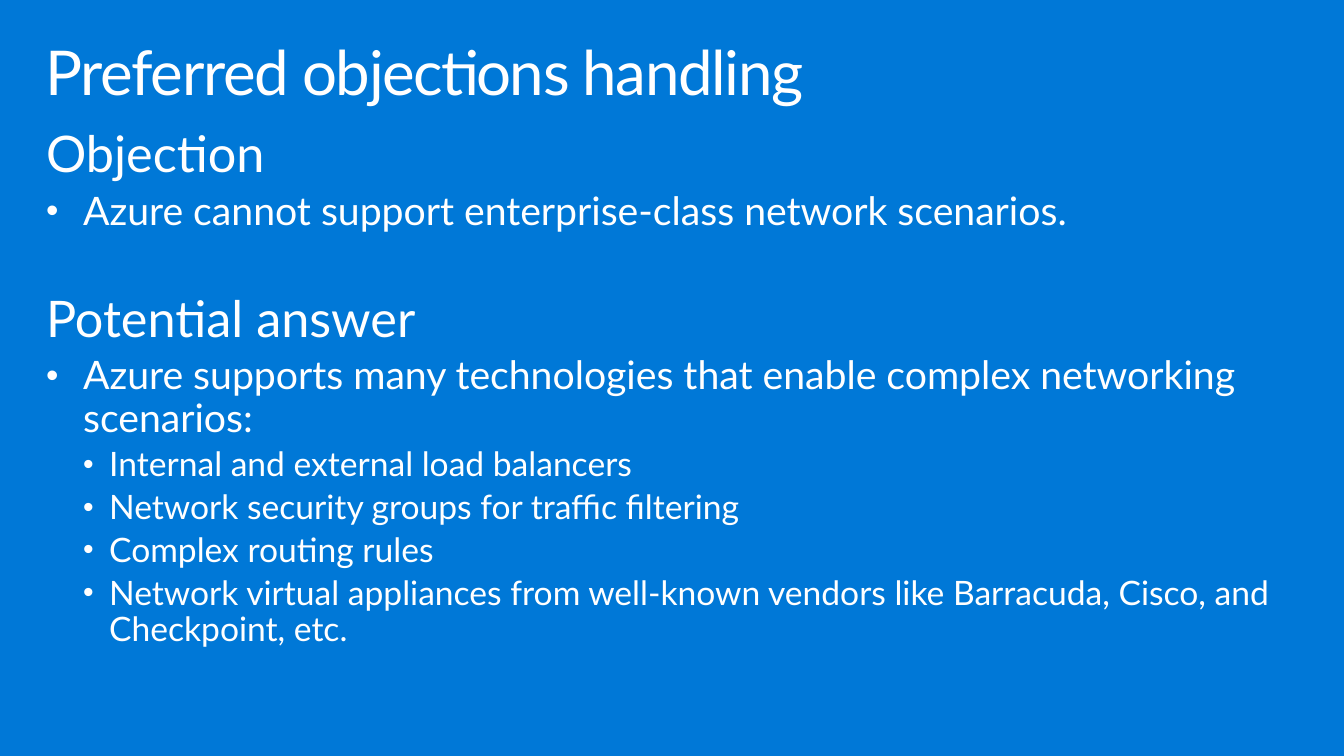
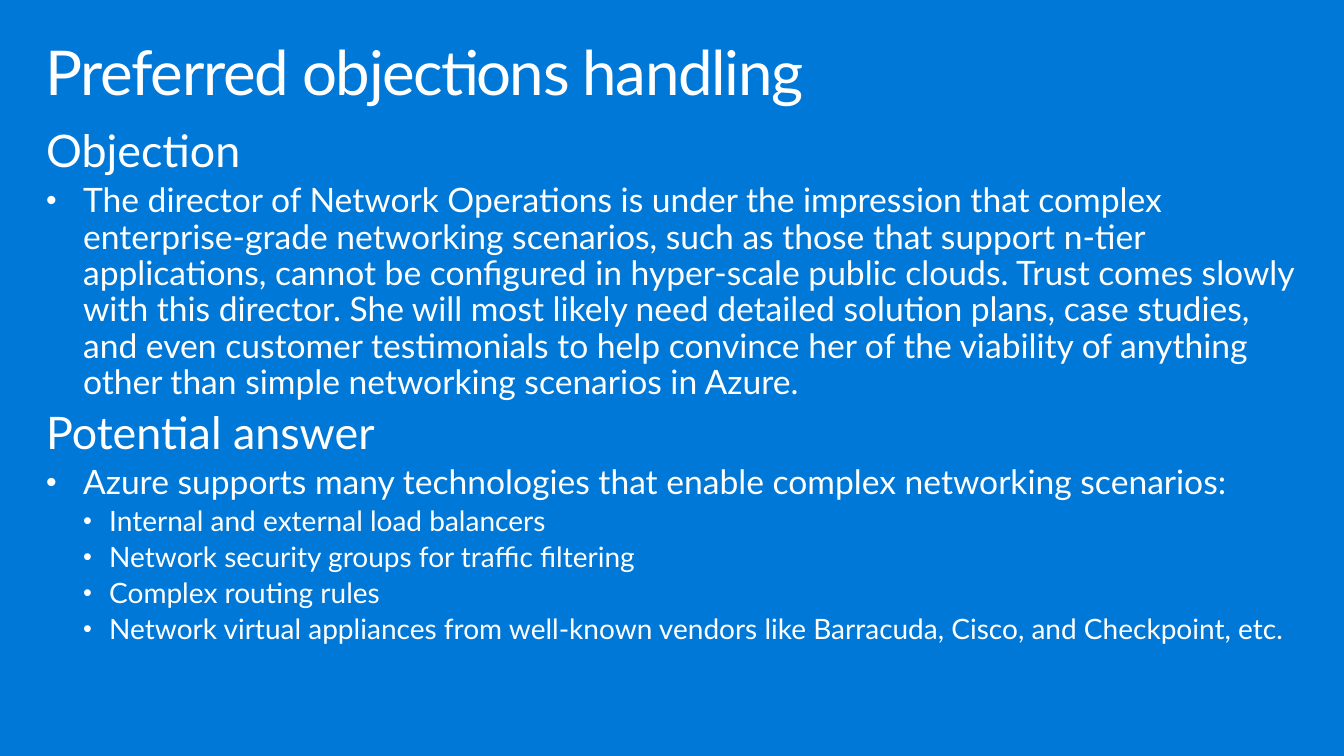
Before and after one commit to yashmadan123/MCW-Enterprise-class-networking, a slide deck: slide 33 of Whiteboard design session/Whiteboard design session trainer presentation - Enterprise-class networking in Azure.pptx. Drawn at 1344x756 pixels with LibreOffice and Linux fonts; fonts in the diff are those of the drawing. Boxes give left, top, right and bottom in pixels: in the first picture for what was removed or moved away, otherwise in the second. Text is boxed around its words. In the diff, an @@ line names an element or a change of style, - is before the commit and + after.

```diff
--- a/Whiteboard design session/Whiteboard design session trainer presentation - Enterprise-class networking in Azure.pptx
+++ b/Whiteboard design session/Whiteboard design session trainer presentation - Enterprise-class networking in Azure.pptx
@@ text at (46, 134, 1283, 644): size 36 to 32 pt in "Objection", "Potential answer"; size 28 to 24 pt in "Azure supports many technologies that enable complex ..."; size 24 to 20 pt in "Internal and external load balancers", "Network security groups for traffic filtering", "Complex routing rules", "Network virtual appliances from well-known vendors like ..." @@
@@ text at (83, 187, 1295, 400): text changed; size 28 to 24 pt @@
-• Azure cannot support enterprise-class network scenarios.
+• The director of Network Operations is under the impression that complex enterprise-grade networking scenarios, such as those that support n-tier applications, cannot be configured in hyper-scale public clouds. Trust comes slowly with this director. She will most likely need detailed solution plans, case studies, and even customer testimonials to help convince her of the viability of anything other than simple networking scenarios in Azure.
```
Also in this commit, not shown: 8 other slides changed, 8 other files.
